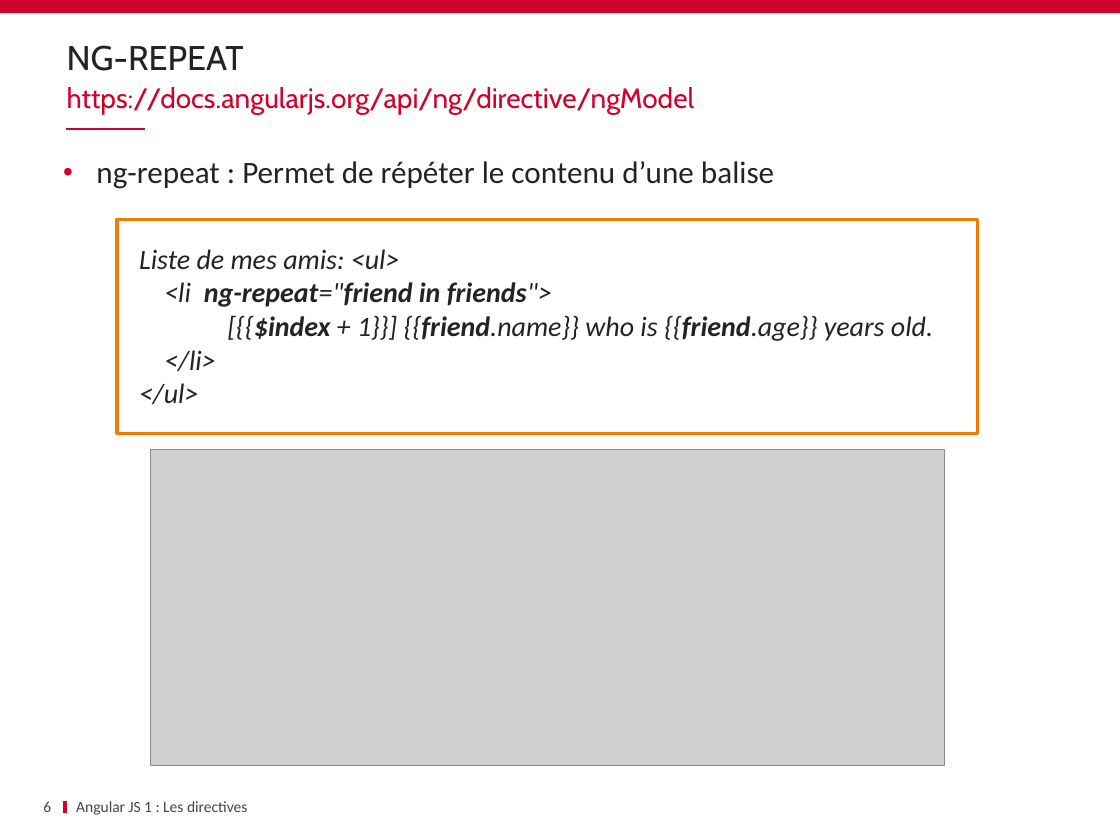
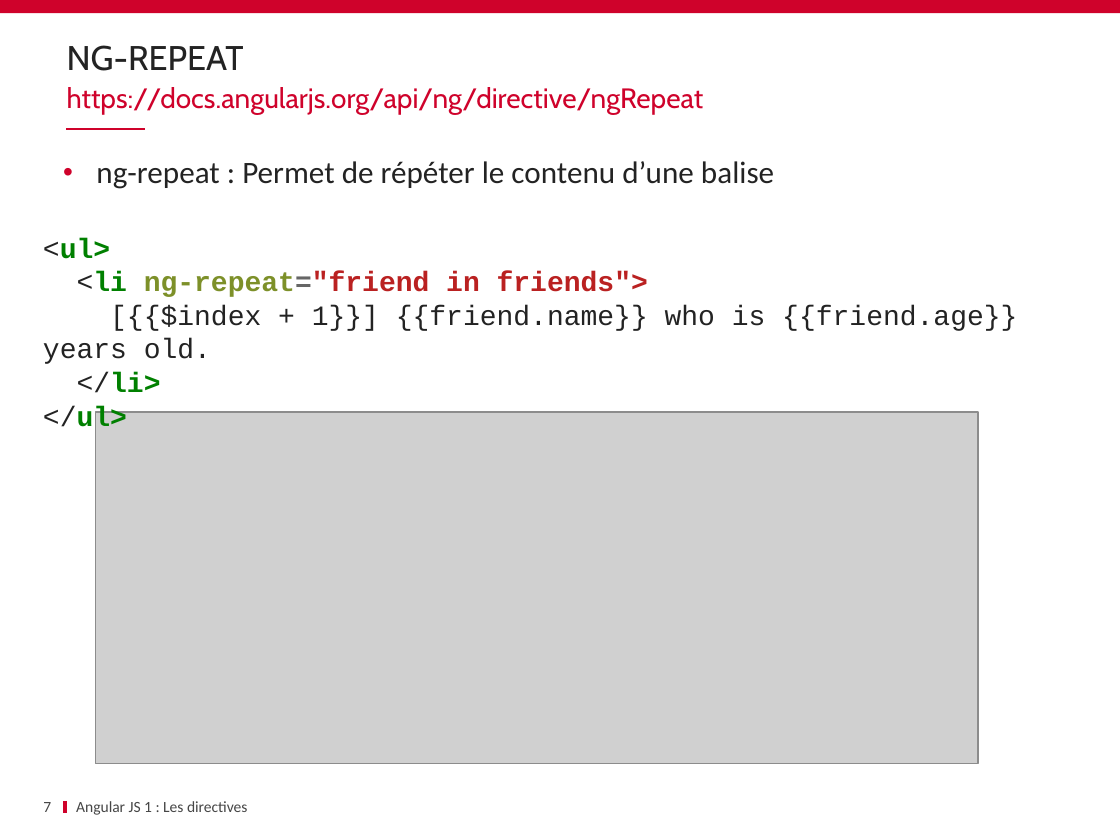
Before and after one commit to ycintre/formation-angularjs, a slide deck: slide 7 of 04 Built-in directives/Built-in directives.pptx (slide 6 before the commit). Drawn at 1120x840 pixels with LibreOffice and Linux fonts; fonts in the diff are those of the drawing; grey boxes stand for pictures; background and template pictures are left out. Boxes give left, top, right and bottom in pixels: in the first picture for what was removed or moved away, otherwise in the second. Text is boxed around its words. In the diff, an @@ line names an element or a change of style, - is before the commit and + after.

Commit message:
improve built-in directives

```diff
--- a/04 Built-in directives/Built-in directives.pptx
+++ b/04 Built-in directives/Built-in directives.pptx
@@ text at (67, 87, 704, 114): text changed @@
-https://docs.angularjs.org/api/ng/directive/ngModel
+https://docs.angularjs.org/api/ng/directive/ngRepeat
@@ text "<ul>": place and size @@
-text "<ul>" at (118, 220, 979, 433)
+text "<ul>" at (43, 238, 1017, 434)
@@ text "<ul>" at (43, 238, 1017, 434): fill #FFFFFF to none; outline #F07D00 2 pt to none @@
@@ text at (43, 238, 1017, 364): text changed; font Calibri to Courier New; italic off @@
-Liste de mes amis: <ul>
-<li ng-repeat="friend in friends">
-[{{$index + 1}}] {{friend.name}} who is {{friend.age}} years old.
+<ul>
+<li ng-repeat="friend in friends">
+[{{$index + 1}}] {{friend.name}} who is {{friend.age}} years old.
@@ text at (43, 372, 161, 434): font Calibri to Courier New, text colour #232323 to #008000, bold on, italic off in "</li>", "</ul>" @@
@@ picture: place and size @@
-picture at (151, 449, 944, 765)
+picture at (95, 412, 978, 764)
@@ page number at (43, 802, 51, 812): text changed @@
-6
+7
```
Also in this commit, not shown: 3 other slides changed, 2 slides removed.
